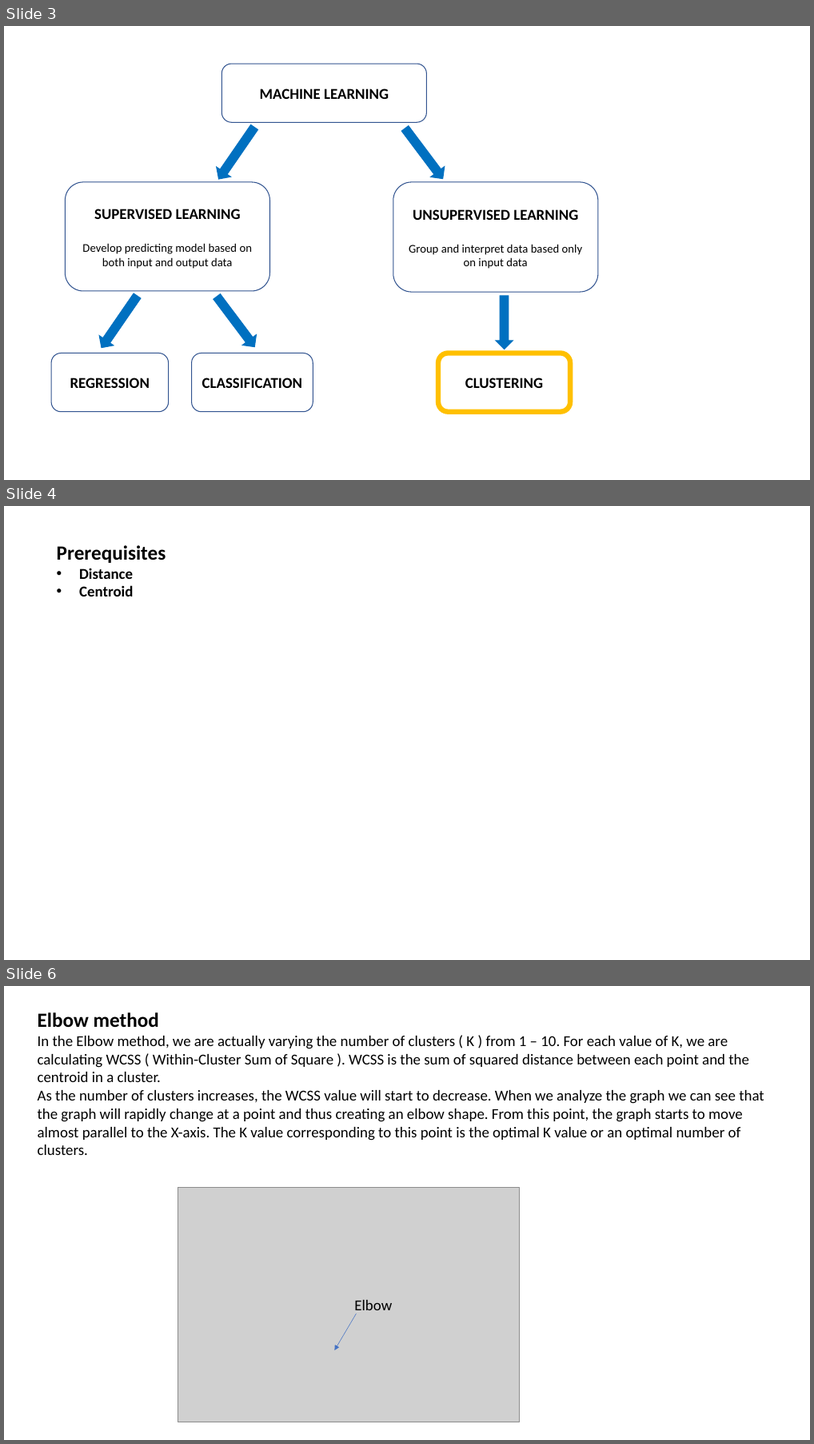
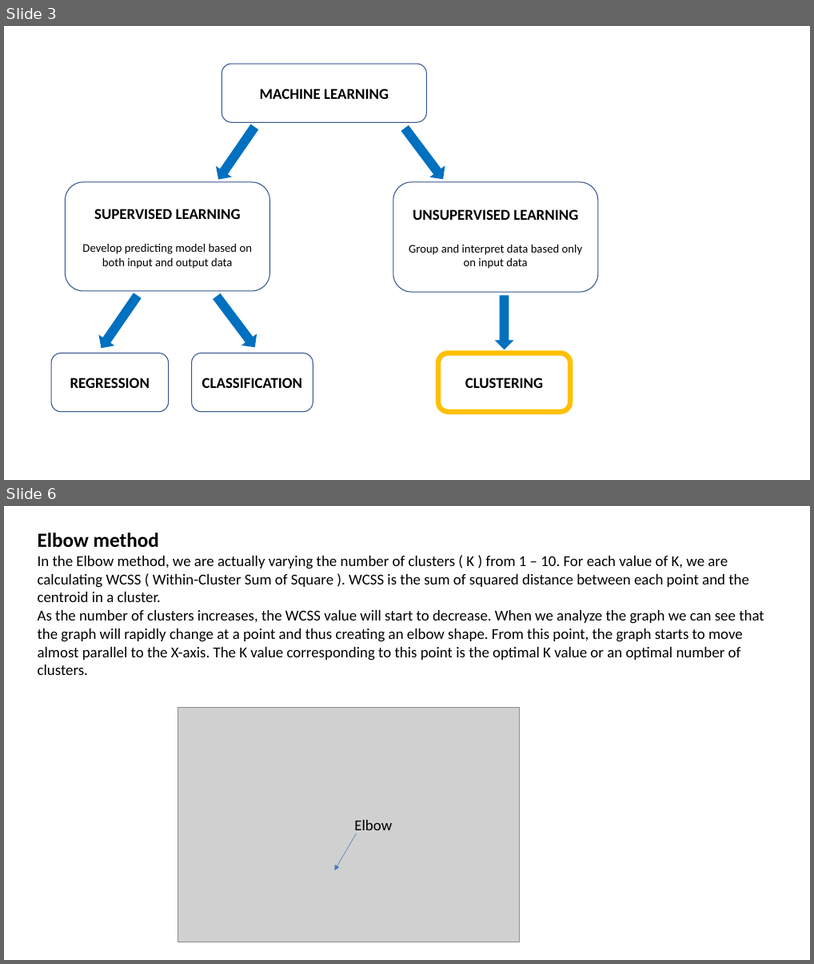
Before and after one commit to MarcoCalbucci/DataAnalytics, a slide deck: PredictiveModeling/Clustering/Clustering.pptx. Shown one above the other, each under a label of ours: slides 3, 4 and 6 before the commit, slides 3 and 6 after it; the slides between them are not shown. The pictures are 814x1444 and 814x964 pixels, drawn with LibreOffice and Linux fonts; fonts in the diff are those of the drawing; grey boxes stand for pictures. Boxes give left, top, right and bottom in pixels: in the first picture for what was removed or moved away, otherwise in the second. Text is boxed around its words. In the diff, an @@ line names an element or a change of style, - is before the commit and + after.

```diff
--- a/PredictiveModeling/Clustering/Clustering.pptx
+++ b/PredictiveModeling/Clustering/Clustering.pptx
@@ slide 4 removed at bbox=[4, 506, 810, 960], background #FFFFFF @@
@@ text removed at bbox=[57, 545, 166, 596] @@
-Prerequisites
-• Distance
-• Centroid
```
Also in this commit, not shown: 1 slide changed, 1 slide added.
